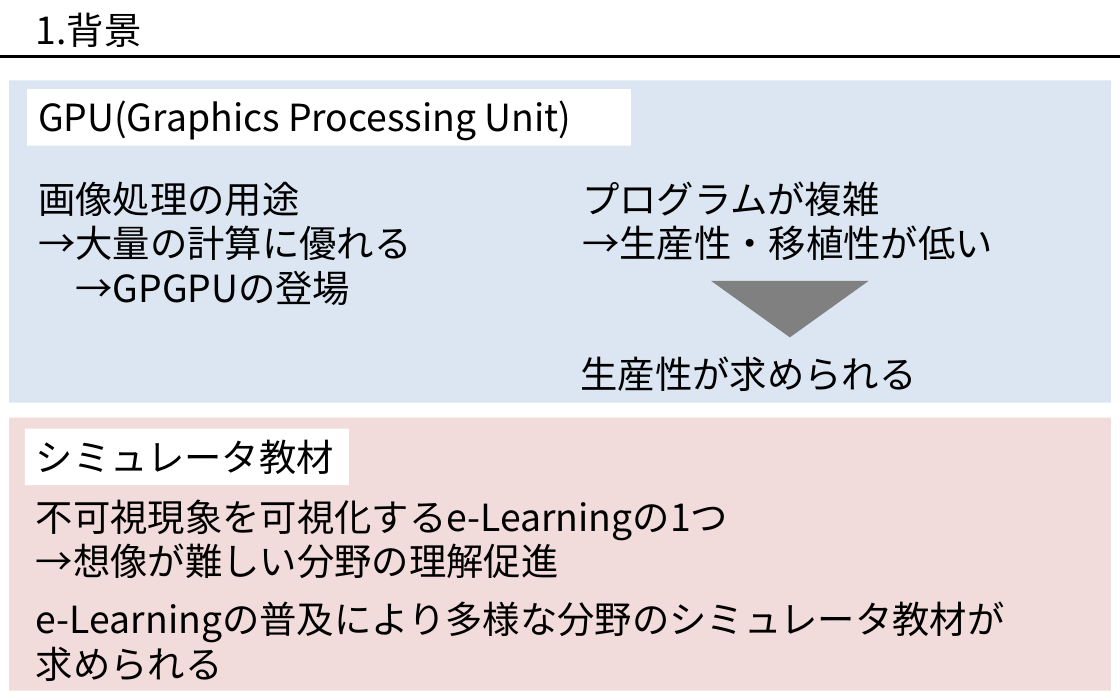
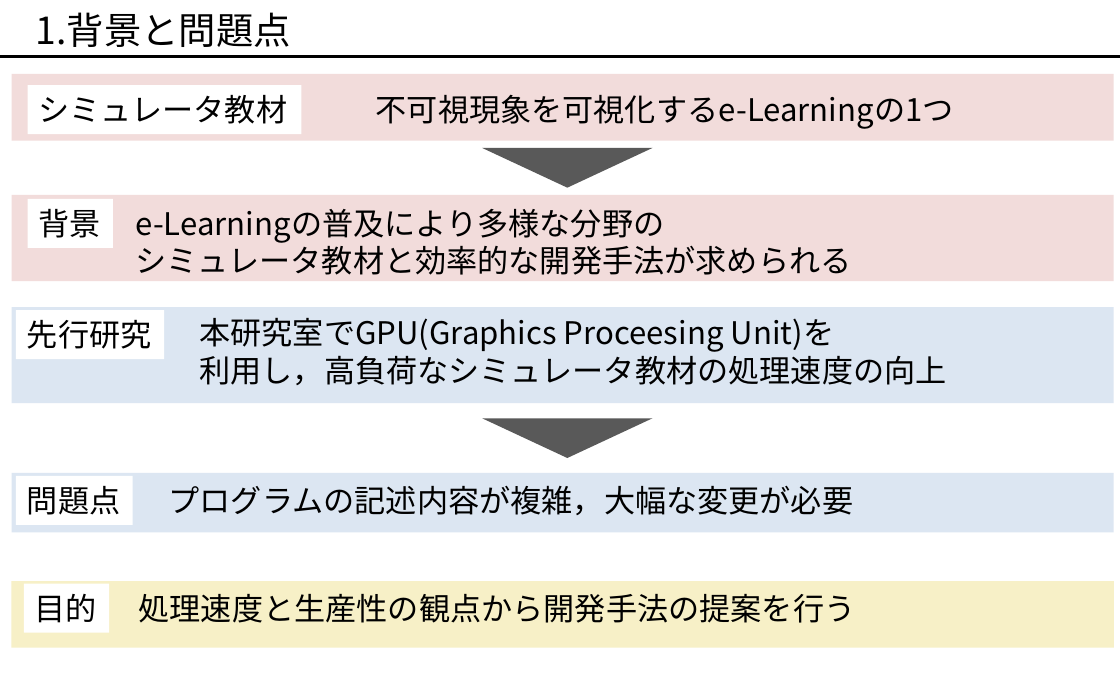
Before and after one commit to okmtaoo/-, a slide deck: slide 2 of presentation/出す.pptx. Drawn at 1120x700 pixels with LibreOffice and Linux fonts; fonts in the diff are those of the drawing. Boxes give left, top, right and bottom in pixels: in the first picture for what was removed or moved away, otherwise in the second. Text is boxed around its words. In the diff, an @@ line names an element or a change of style, - is before the commit and + after.

```diff
--- a/presentation/出す.pptx
+++ b/presentation/出す.pptx
@@ text at (36, 12, 291, 47): text changed @@
-1.背景
+1.背景と問題点
@@ rectangle: place and size @@
-rectangle at (9, 418, 1111, 691)
+rectangle at (12, 74, 1114, 141)
@@ rectangle "シミュレータ教材": place and size @@
-rectangle "シミュレータ教材" at (25, 429, 348, 485)
+rectangle "シミュレータ教材" at (28, 85, 302, 134)
@@ rectangle "シミュレータ教材" at (28, 85, 302, 134): size 24 to 20 pt @@
@@ text "不可視現象を可視化するe-Learningの1つ" at (376, 95, 954, 129): size 24 to 20 pt @@
@@ text "不可視現象を可視化するe-Learningの1つ": place and size @@
-text "不可視現象を可視化するe-Learningの1つ" at (36, 499, 728, 578)
+text "不可視現象を可視化するe-Learningの1つ" at (376, 95, 954, 129)
@@ triangle added at (482, 148, 652, 187), fill #595959 @@
@@ rectangle: place and size @@
-rectangle at (9, 81, 1111, 403)
+rectangle at (12, 195, 1114, 281)
@@ rectangle at (12, 195, 1114, 281): fill #DCE6F2 to #F2DCDB @@
@@ rectangle added at (28, 199, 113, 249), fill #FFFFFF, 20 pt, text #000000 @@
+背景
@@ text at (136, 209, 852, 275): text changed; size 24 to 20 pt @@
-e-Learningの普及により多様な分野のシミュレータ教材が
-求められる
+e-Learningの普及により多様な分野の
+シミュレータ教材と効率的な開発手法が求められる
@@ rectangle added at (12, 307, 1114, 403), fill #DCE6F2 @@
@@ rectangle added at (16, 310, 164, 360), fill #FFFFFF, 20 pt, text #000000 @@
+先行研究
@@ text added at (199, 317, 946, 385), 20 pt, text #000000 @@
+本研究室でGPU(Graphics Proceesing Unit)を
+利用し，高負荷なシミュレータ教材の処理速度の向上
@@ group removed at (27, 90, 993, 391): 3 texts, 1 rectangle, 1 triangle @@
-GPU(Graphics Processing Unit)
-画像処理の用途
-→大量の計算に優れる
-→GPGPUの登場
-プログラムが複雑
-→生産性・移植性が低い
-生産性が求められる
@@ triangle added at (482, 418, 652, 457), fill #595959 @@
@@ rectangle added at (12, 473, 1114, 532), fill #DCE6F2 @@
@@ rectangle added at (16, 476, 132, 525), fill #FFFFFF, 20 pt, text #000000 @@
+問題点
@@ text added at (169, 485, 854, 515), 20 pt, text #000000 @@
+プログラムの記述内容が複雑，大幅な変更が必要
@@ text at (36, 543, 559, 578): paragraph removed @@
-→想像が難しい分野の理解促進
@@ rectangle added at (11, 581, 1114, 648), fill #F7F0C7 @@
@@ rectangle added at (24, 584, 109, 633), fill #FFFFFF, 20 pt, text #000000 @@
+目的
@@ text added at (139, 594, 856, 623), 20 pt, text #000000 @@
+処理速度と生産性の観点から開発手法の提案を行う
```
Also in this commit, not shown: 4 other slides changed, 9 slides added, 4 slides removed, 47 other files.
